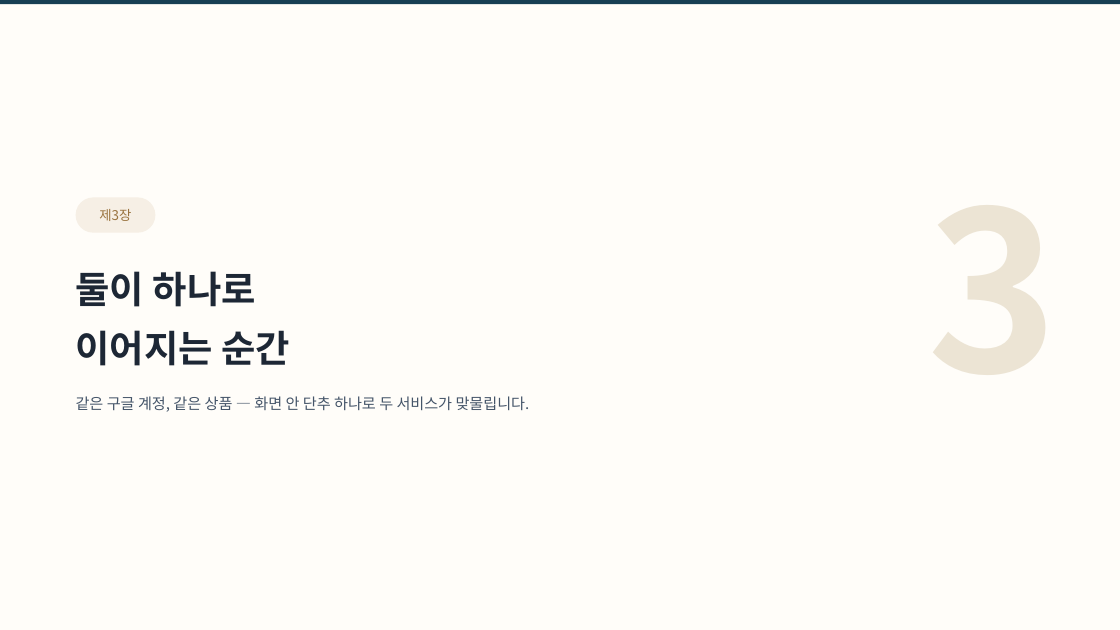
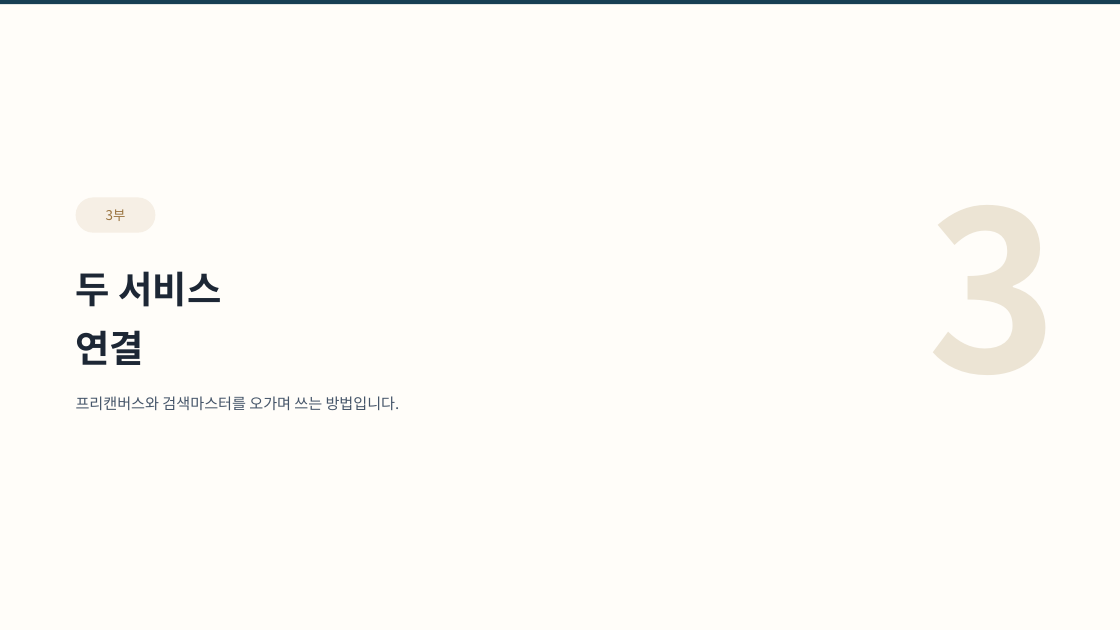
Before and after one commit to ramiteacher/searchmaster-x-freecanvas, a slide deck: slide 14 of slides.pptx. Drawn at 1120x630 pixels with LibreOffice and Linux fonts; fonts in the diff are those of the drawing. Boxes give left, top, right and bottom in pixels: in the first picture for what was removed or moved away, otherwise in the second. Text is boxed around its words. In the diff, an @@ line names an element or a change of style, - is before the commit and + after.

```diff
--- a/slides.pptx
+++ b/slides.pptx
@@ text in rounded rectangle at (106,209,126,221): text changed @@
-제3장
+3부
@@ text at (76,271,400,410): text changed @@
-둘이 하나로
-이어지는 순간
-같은 구글 계정, 같은 상품 — 화면 안 단추 하나로 두 서비스가 맞물립니다.
+두 서비스
+연결
+프리캔버스와 검색마스터를 오가며 쓰는 방법입니다.
```
Also in this commit, not shown: 15 other slides changed, 1 slide added, 1 slide removed, 1 other file.
